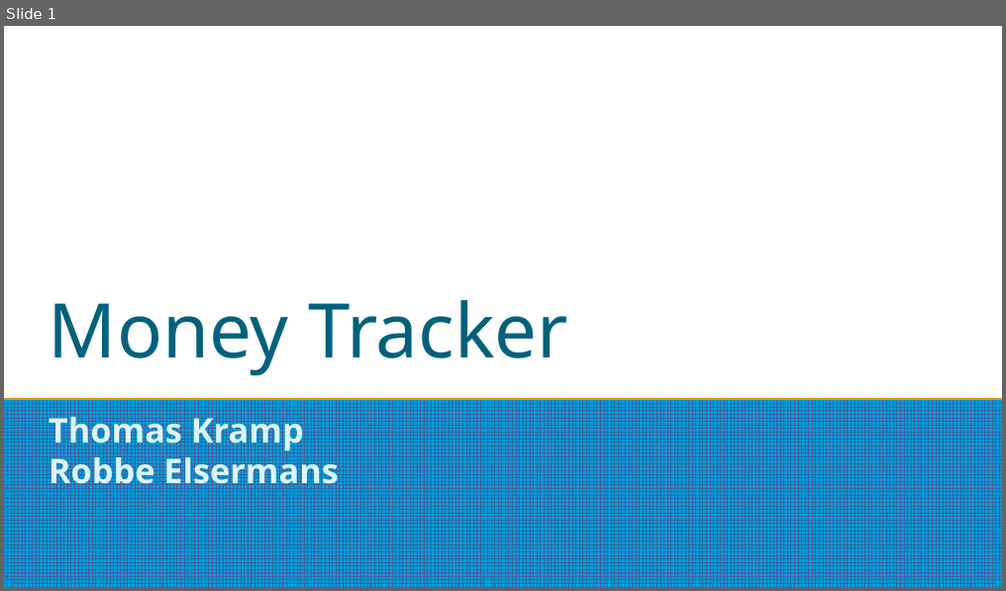
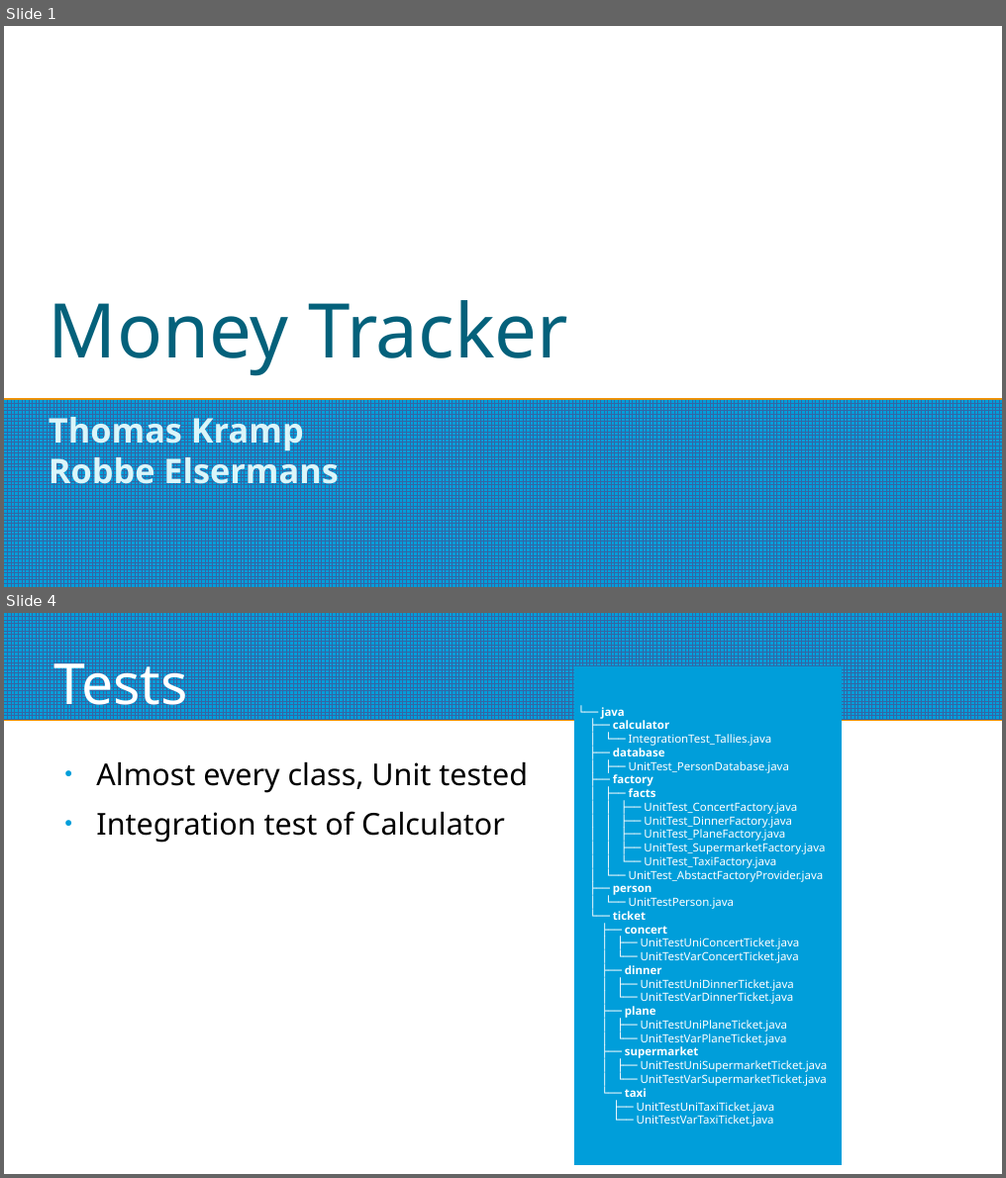
Before and after one commit to RobbeElsermans/SoftwareDesign, a slide deck: ppt.odp. Shown one above the other, each under a label of ours: slide 1 before the commit, slides 1 and 4 after it; the slides between them are not shown. The pictures are 1006x591 and 1006x1178 pixels, drawn with LibreOffice and Linux fonts; fonts in the diff are those of the drawing. Boxes give left, top, right and bottom in pixels: in the first picture for what was removed or moved away, otherwise in the second. Text is boxed around its words. In the diff, an @@ line names an element or a change of style, - is before the commit and + after.

```diff
--- a/ppt.odp
+++ b/ppt.odp
@@ slide 4 added at box(4, 613, 1002, 1174), background #FFFFFF @@
@@ rectangle added at box(4, 613, 1002, 720), fill pattern #3465A4 on #009EDA @@
@@ title added at box(54, 651, 187, 719), 45 pt, text #FFFFFF @@
+Tests
@@ rectangle added at box(574, 666, 842, 1165), fill #009EDA, 9 pt, text #FFFFFF @@
+└── java
+├── calculator
+│ └── IntegrationTest_Tallies.java
+├── database
+│ ├── UnitTest_PersonDatabase.java
+├── factory
+│ ├── facts
+│ │ ├── UnitTest_ConcertFactory.java
+│ │ ├── UnitTest_DinnerFactory.java
+│ │ ├── UnitTest_PlaneFactory.java
+│ │ ├── UnitTest_SupermarketFactory.java
+│ │ └── UnitTest_TaxiFactory.java
+│ └── UnitTest_AbstactFactoryProvider.java
+├── person
+│ └── UnitTestPerson.java
+└── ticket
+├── concert
+│ ├── UnitTestUniConcertTicket.java
+│ └── UnitTestVarConcertTicket.java
+├── dinner
+│ ├── UnitTestUniDinnerTicket.java
+│ └── UnitTestVarDinnerTicket.java
+├── plane
+│ ├── UnitTestUniPlaneTicket.java
+│ └── UnitTestVarPlaneTicket.java
+├── supermarket
+│ ├── UnitTestUniSupermarketTicket.java
+│ └── UnitTestVarSupermarketTicket.java
+└── taxi
+├── UnitTestUniTaxiTicket.java
+└── UnitTestVarTaxiTicket.java
@@ text added at box(96, 761, 528, 843), 24 pt, text #000000 @@
+● Almost every class, Unit tested
+● Integration test of Calculator
```
Also in this commit, not shown: 1 slide changed, 2 other slides added, 2 slides removed, 1 other file.
